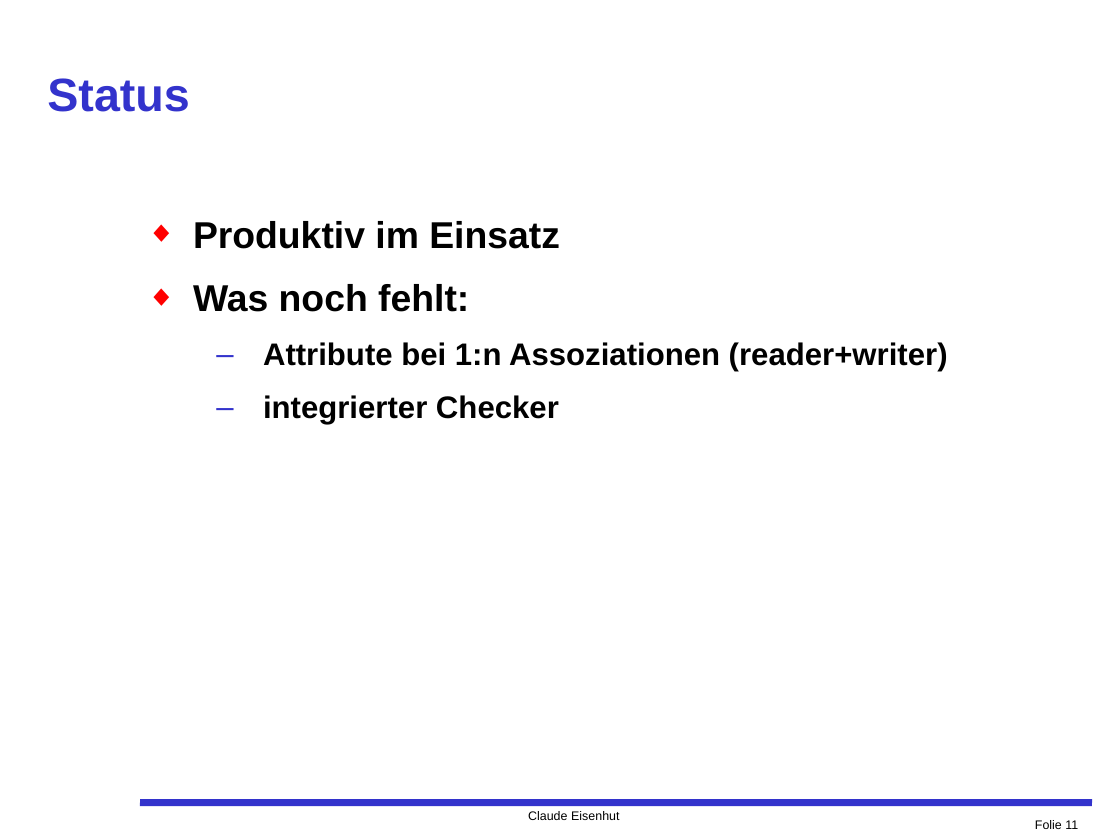
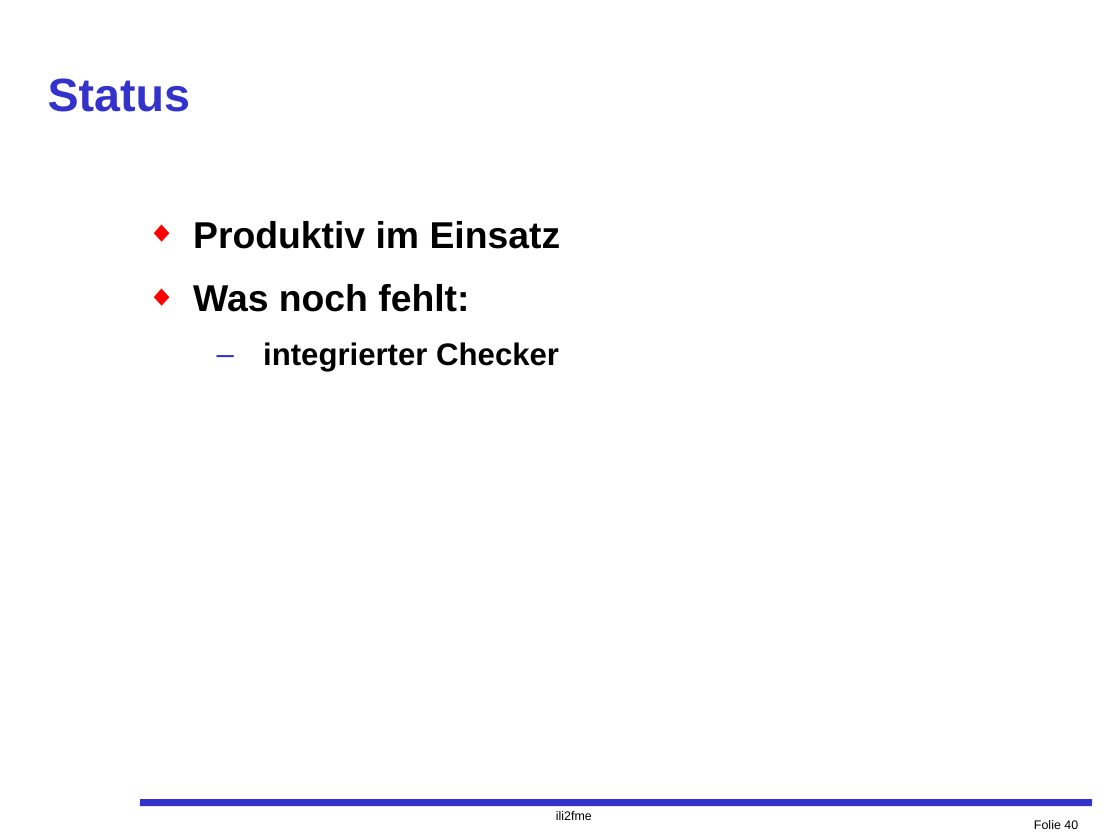
Before and after one commit to claeis/ili2fme, a slide deck: slide 40 of docs/usr/FME-Modul.ppt (slide 11 before the commit). Drawn at 1120x840 pixels with LibreOffice and Linux fonts; fonts in the diff are those of the drawing. Boxes give left, top, right and bottom in pixels: in the first picture for what was removed or moved away, otherwise in the second. Text is boxed around its words. In the diff, an @@ line names an element or a change of style, - is before the commit and + after.

```diff
--- a/docs/usr/FME-Modul.ppt
+++ b/docs/usr/FME-Modul.ppt
@@ text at box(263, 342, 948, 372): paragraph removed @@
-  – Attribute bei 1:n Assoziationen (reader+writer)
@@ text at box(556, 811, 592, 820): text changed @@
-Claude Eisenhut
+ili2fme
@@ page number at box(1034, 820, 1078, 829): text changed @@
-Folie 11
+Folie 40
```
Also in this commit, not shown: 10 other slides changed, 30 slides added, 1 slide removed, 2 other files.
